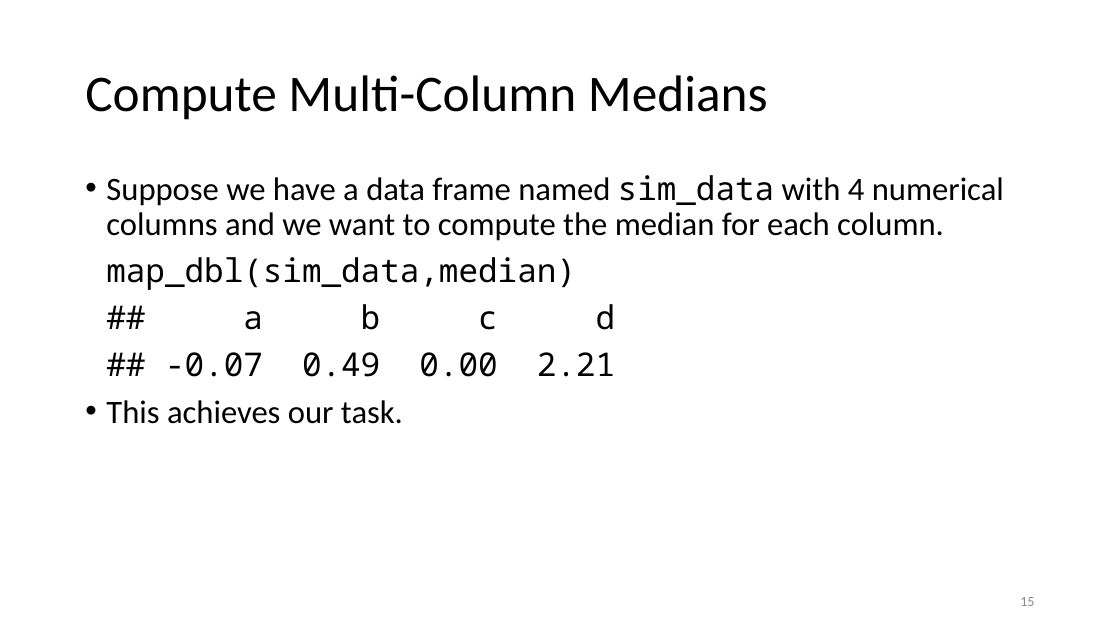
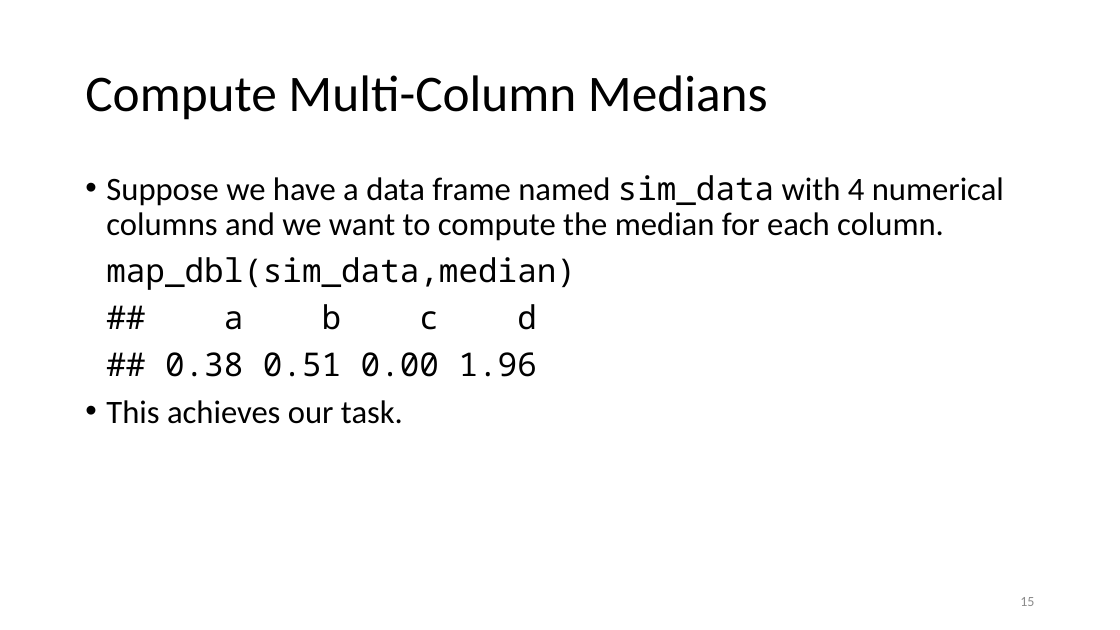
Before and after one commit to jmgraham30/SWBmodules, a slide deck: slide 15 of slides/iteration_with_purrr_version_02.pptx. Drawn at 1120x630 pixels with LibreOffice and Linux fonts; fonts in the diff are those of the drawing. Boxes give left, top, right and bottom in pixels: in the first picture for what was removed or moved away, otherwise in the second. Text is boxed around its words. In the diff, an @@ line names an element or a change of style, - is before the commit and + after.

```diff
--- a/slides/iteration_with_purrr_version_02.pptx
+++ b/slides/iteration_with_purrr_version_02.pptx
@@ text at (165, 304, 537, 377): text changed @@
-## a b c d
-## -0.07 0.49 0.00 2.21
+## a b c d
+## 0.38 0.51 0.00 1.96
```
Also in this commit, not shown: 2 other slides changed, 1 slide added, 5 other files.
